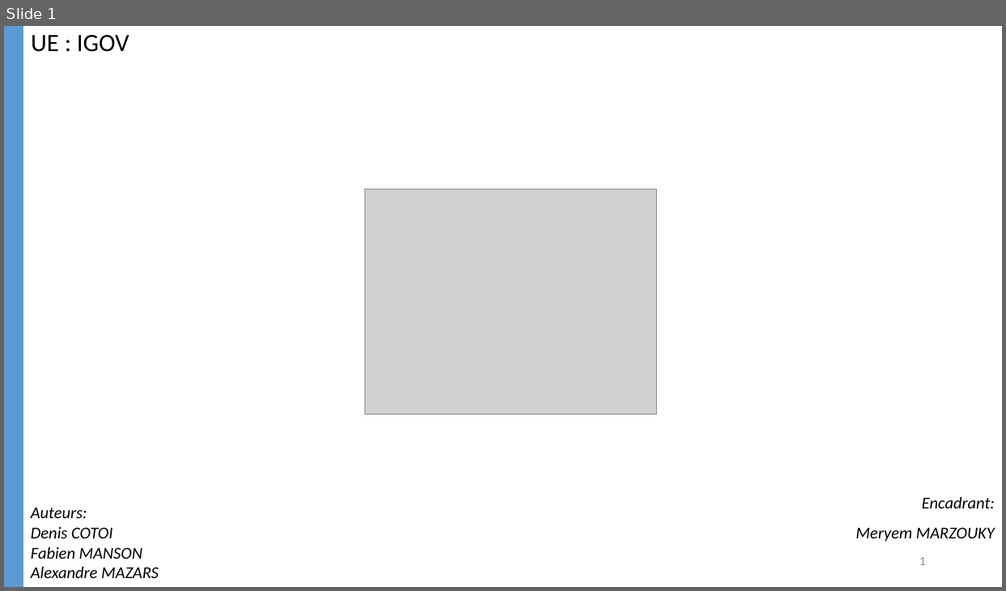
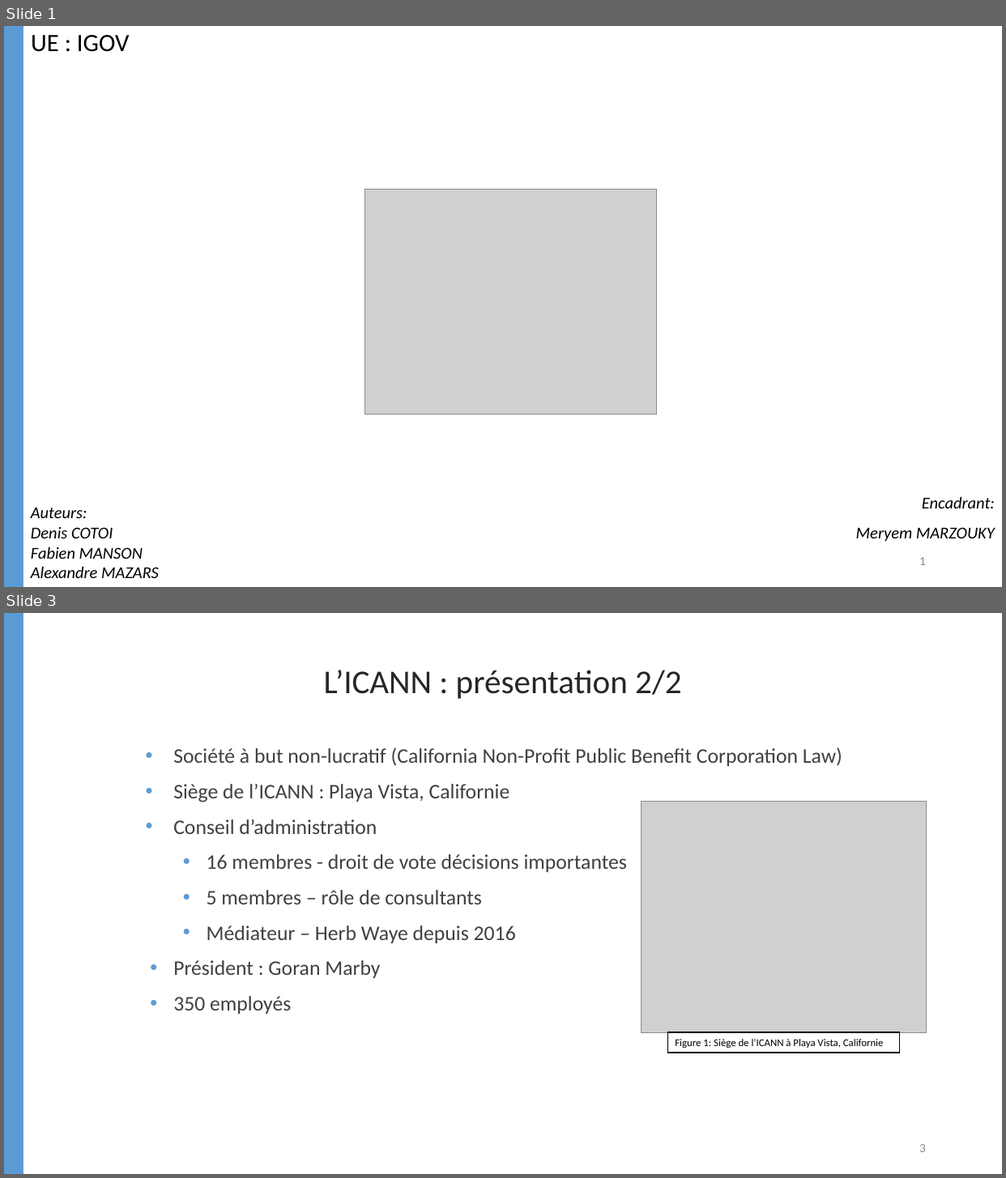
Before and after one commit to FabienMnsn/IGOV, a slide deck: Rapport/IGOV_COTOI_MANSON_MAZARS_slides.pptx. Shown one above the other, each under a label of ours: slide 1 before the commit, slides 1 and 3 after it; the slides between them are not shown. The pictures are 1006x591 and 1006x1178 pixels, drawn with LibreOffice and Linux fonts; fonts in the diff are those of the drawing; grey boxes stand for pictures. Boxes give left, top, right and bottom in pixels: in the first picture for what was removed or moved away, otherwise in the second. Text is boxed around its words. In the diff, an @@ line names an element or a change of style, - is before the commit and + after.

```diff
--- a/Rapport/IGOV_COTOI_MANSON_MAZARS_slides.pptx
+++ b/Rapport/IGOV_COTOI_MANSON_MAZARS_slides.pptx
@@ slide 3 added at (4, 613, 1002, 1174), background #FFFFFF @@
@@ rectangle added at (4, 613, 23, 1174), fill #5B9BD5, outline #5B9BD5 1 pt @@
@@ text added at (324, 670, 681, 699), 32 pt, text #262626 @@
+L’ICANN : présentation 2/2
@@ text added at (173, 747, 842, 1014), 20 pt, text #404040 @@
+• Société à but non-lucratif (California Non-Profit Public Benefit Corporation Law)
+• Siège de l’ICANN : Playa Vista, Californie
+• Conseil d’administration
+  • 16 membres - droit de vote décisions importantes
+  • 5 membres – rôle de consultants
+  • Médiateur – Herb Waye depuis 2016
+• Président : Goran Marby
+• 350 employés
@@ picture added at (641, 802, 927, 1033) @@
@@ rectangle added at (668, 1033, 900, 1053), fill #FFFFFF, outline #000000 1 pt, 10 pt, text #000000 @@
+Figure 1: Siège de l’ICANN à Playa Vista, Californie
@@ page number added at (919, 1144, 926, 1152), 12 pt, text #8C8C8C @@
+3
```
Also in this commit, not shown: 3 slides changed, 5 other slides added, 5 other files.
